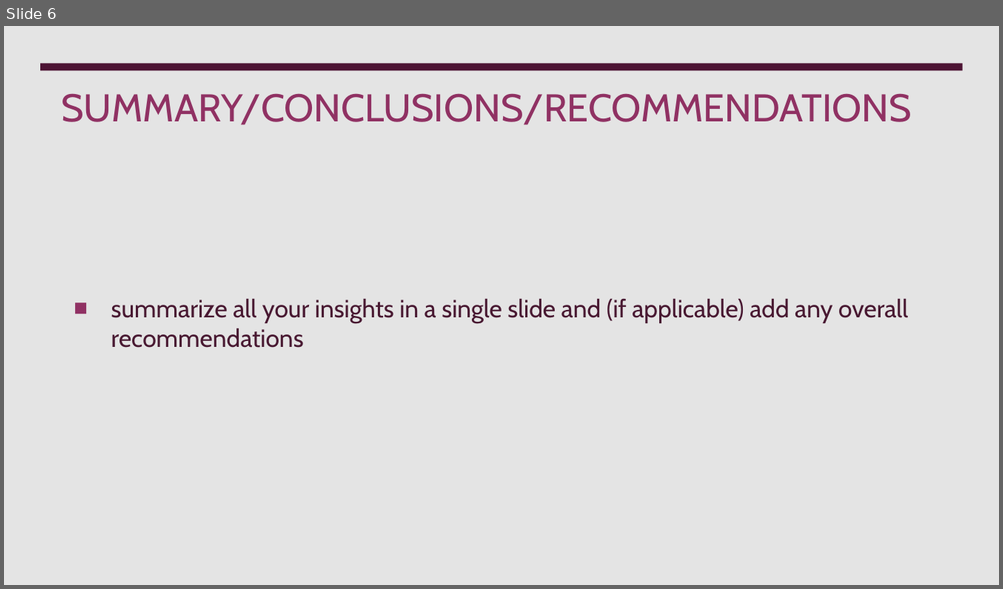
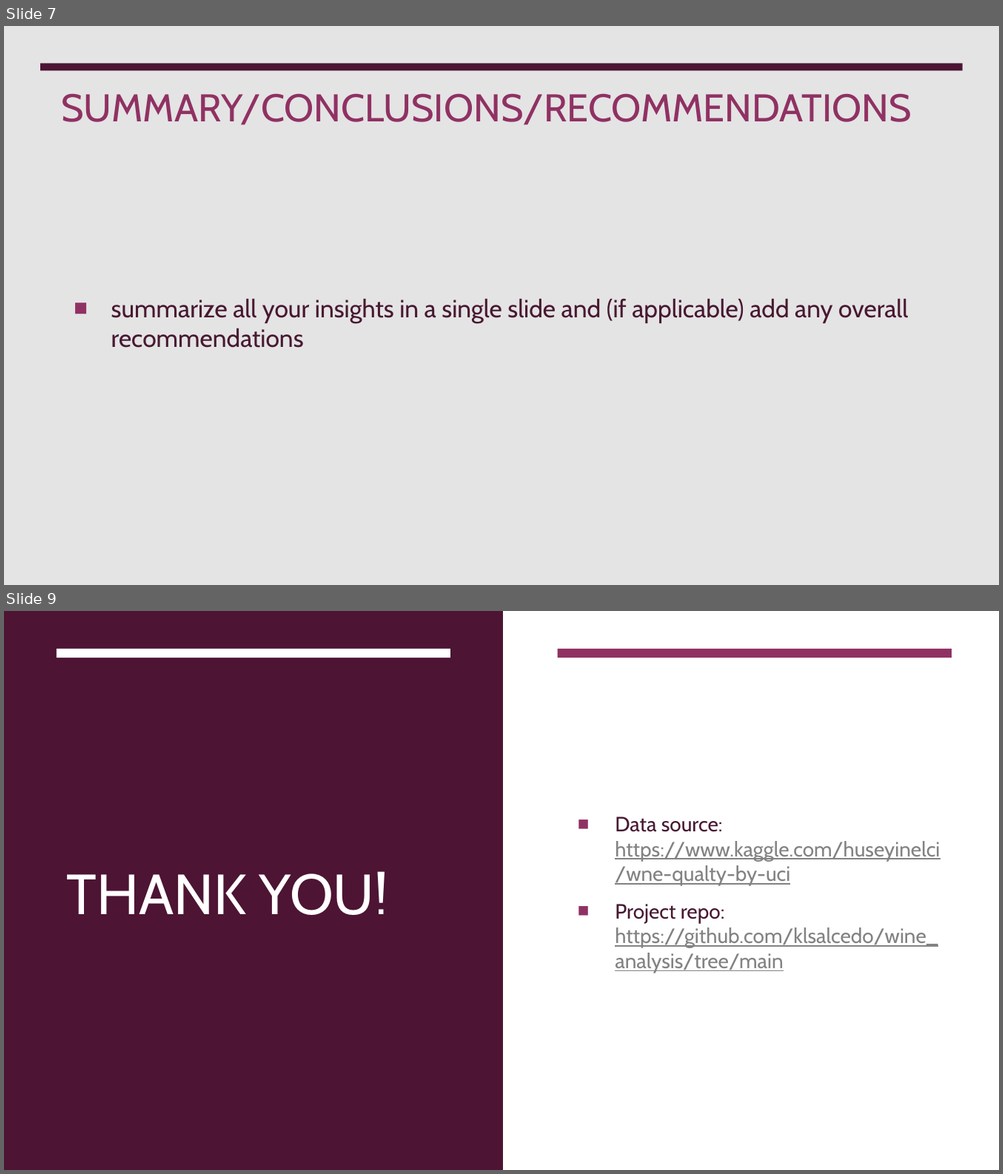
Before and after one commit to klsalcedo/red_wine_analysis, a slide deck: presentation.pptx. Shown one above the other, each under a label of ours: slide 6 before the commit, slides 7 and 9 after it; the slides between them are not shown. The pictures are 1003x589 and 1003x1174 pixels, drawn with LibreOffice and Linux fonts; fonts in the diff are those of the drawing. Boxes give left, top, right and bottom in pixels: in the first picture for what was removed or moved away, otherwise in the second. Text is boxed around its words. In the diff, an @@ line names an element or a change of style, - is before the commit and + after.

```diff
--- a/presentation.pptx
+++ b/presentation.pptx
@@ slide 9 added at box(4, 611, 999, 1170), background #FFFFFF @@
@@ rectangle added at box(4, 611, 999, 1170), fill #FFFFFF @@
@@ rectangle added at box(4, 611, 502, 1170), fill #4D1434 @@
@@ rectangle added at box(57, 649, 450, 658), fill #FFFFFF @@
@@ rectangle added at box(557, 649, 950, 658), fill #903163 @@
@@ text added at box(614, 817, 939, 973), 15 pt, text #828282, underline @@
+■ Data source: https://www.kaggle.com/huseyinelci/wne-qualty-by-uci
+■ Project repo: https://github.com/klsalcedo/wine_analysis/tree/main
@@ title added at box(66, 871, 388, 915), 41 pt, text #FFFFFF @@
+THANK YOU!
@@ what was slide 6 is now slide 7 @@
```
Also in this commit, not shown: 4 slides changed, 2 other slides added, 2 slides removed, 2 other files.
